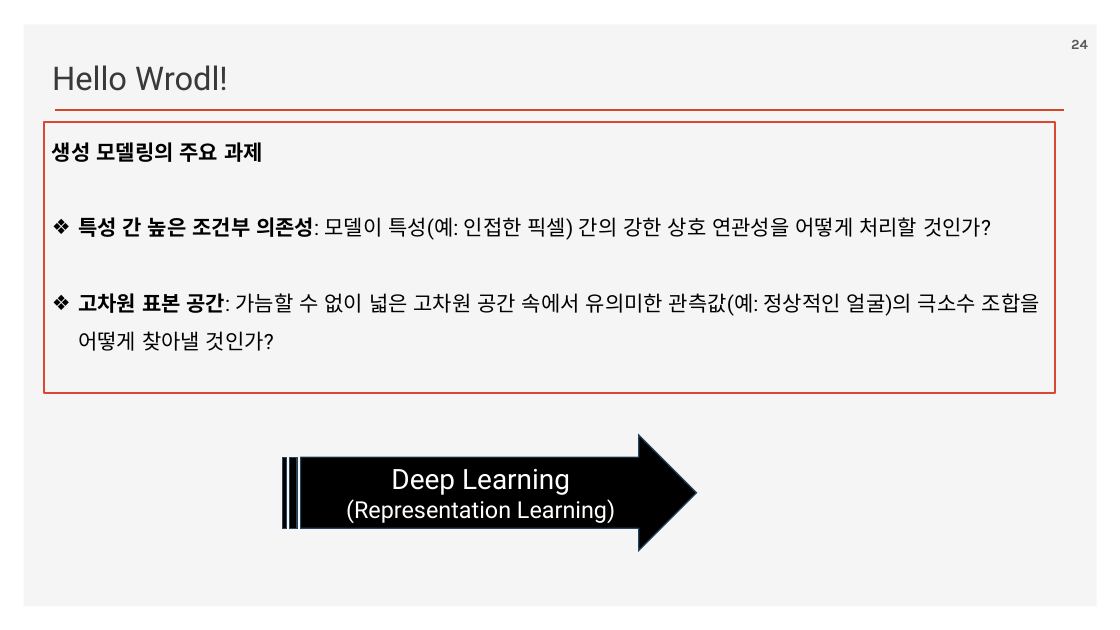
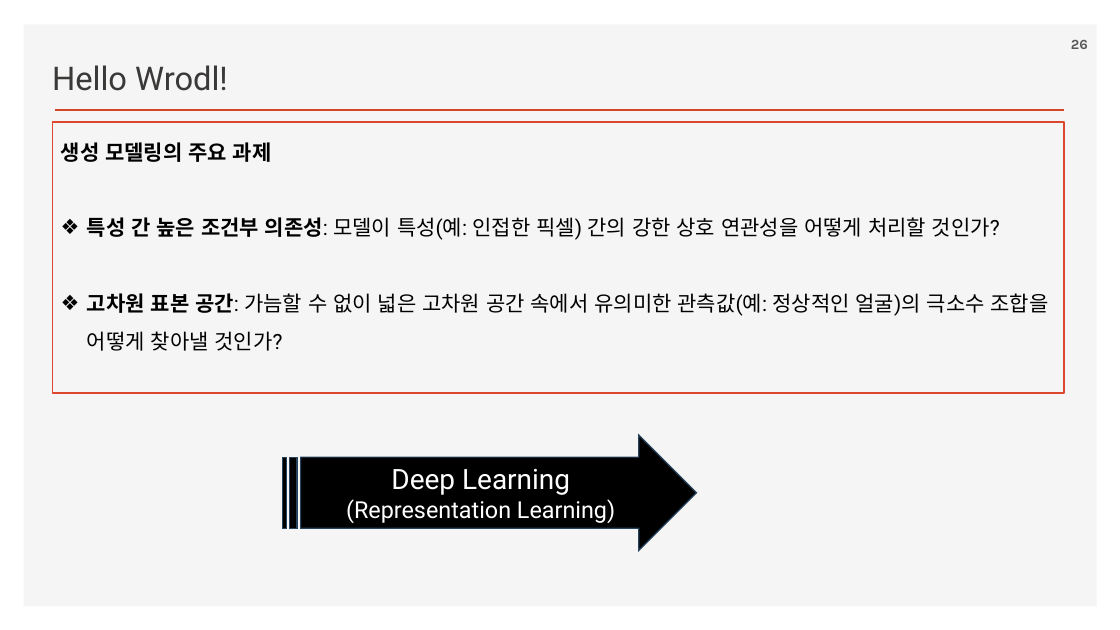
Before and after one commit to ancestor9/2026_Fall_Generative-Deep-Learning, a slide deck: slide 26 of Chapter 01 Generative Deep Learning.pptx (slide 24 before the commit). Drawn at 1120x630 pixels with LibreOffice and Linux fonts; fonts in the diff are those of the drawing; background and template pictures are left out. Boxes give left, top, right and bottom in pixels: in the first picture for what was removed or moved away, otherwise in the second. Text is boxed around its words. In the diff, an @@ line names an element or a change of style, - is before the commit and + after.

```diff
--- a/Chapter 01 Generative Deep Learning.pptx
+++ b/Chapter 01 Generative Deep Learning.pptx
@@ page number at box(1071, 40, 1088, 49): text changed @@
-24
+26
@@ rectangle "생성 모델링의 주요 과제": place and size @@
-rectangle "생성 모델링의 주요 과제" at box(44, 123, 1055, 393)
+rectangle "생성 모델링의 주요 과제" at box(52, 123, 1064, 393)
```
Also in this commit, not shown: 6 other slides changed, 6 slides added, 4 slides removed.
